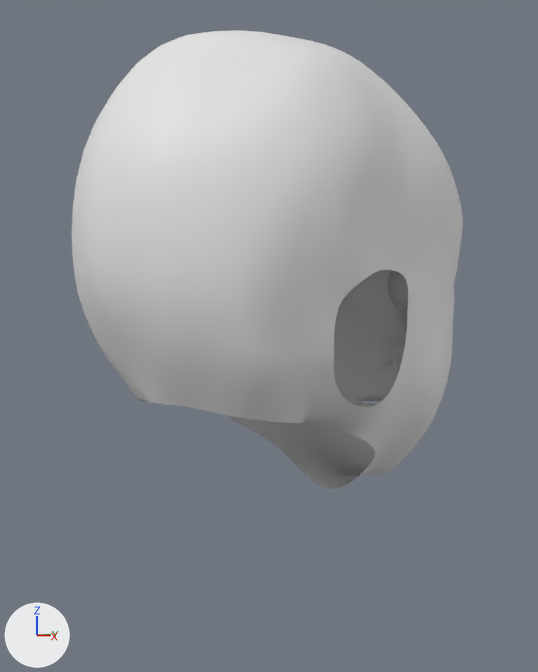
The Blender file character.blend as it was, and as the next commit left it.
Camera for both pictures: a camera (50 mm lens) standing at (0.742, -0.662, 4.528) and looking at (-0.016, 0.059, 4.477). The lights are fixed; the arrows at lower left show +X, +Y and +Z.

The scene before the commit, as lines of its bpy script (objects in view):
```python
me_plane = bpy.data.meshes.new('Plane')
me_plane.from_pydata(...)  # 283 vertices, 243 faces; spans x 0.0..0.229, y -0.221..0.434, z -0.387..0.24
me_plane.polygons.foreach_set('use_smooth', [True] * 243)
ob_face = bpy.data.objects.new('face', me_plane)
ob_face.location = (0.0, 0.0, 4.44)
ob_face.rotation_euler = (1.571, 0.0, 0.0)  # degrees (90, 0, 0)
_m = ob_face.modifiers.new('Mirror', 'MIRROR')
_m.use_clip = True
_m = ob_face.modifiers.new('Subdivision', 'SUBSURF')
_m.levels = 2
```
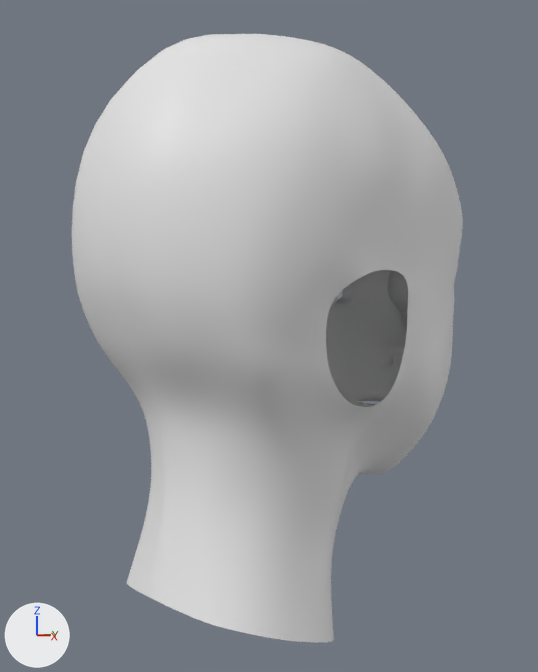
The change in detail:
me_plane is used by ob_face; location (0.0, 0.0, 4.44); rotation (1.571, 0.0, 0.0), in degrees (90, 0, 0).
me_plane had 283 vertices, 243 faces and spanned x 0.0..0.229, y -0.221..0.434, z -0.387..0.24.
me_plane now has 311 vertices, 269 faces and spans x 0.0..0.223, y -0.373..0.434, z -0.387..0.228.
Part 1, on me_plane:
2 vertices are removed from x 0.0, y -0.082..-0.063, z -0.077..0.007.
1 face is deleted.
7 vertices in x 0.186..0.229, y 0.022..0.333, z 0.012..0.084 move by (-0.013, 0.0, 0.0).
5 vertices in x 0.0, y -0.035..0.41, z 0.141..0.24 move by (0.0, 0.0, -0.012).
16 vertices move from x 0.0..0.202, y -0.221..0.41, z -0.166..0.183 to x 0.0..0.189, y -0.204..0.399, z -0.166..0.184.
30 vertices are added at x 0.0..0.141, y -0.373..-0.095, z -0.14..0.156.
27 new faces join them.

What differs and where, as boxes (x1, y1, x2, y2) in the pictures (538 x 672 px):
'face', reshaped (33% taller)
    before: (72, 30, 463, 488)
    after: (72, 34, 463, 642)
part 1 of me_plane, built on
    before: (85, 30, 380, 488)
    after: (84, 34, 379, 642)
